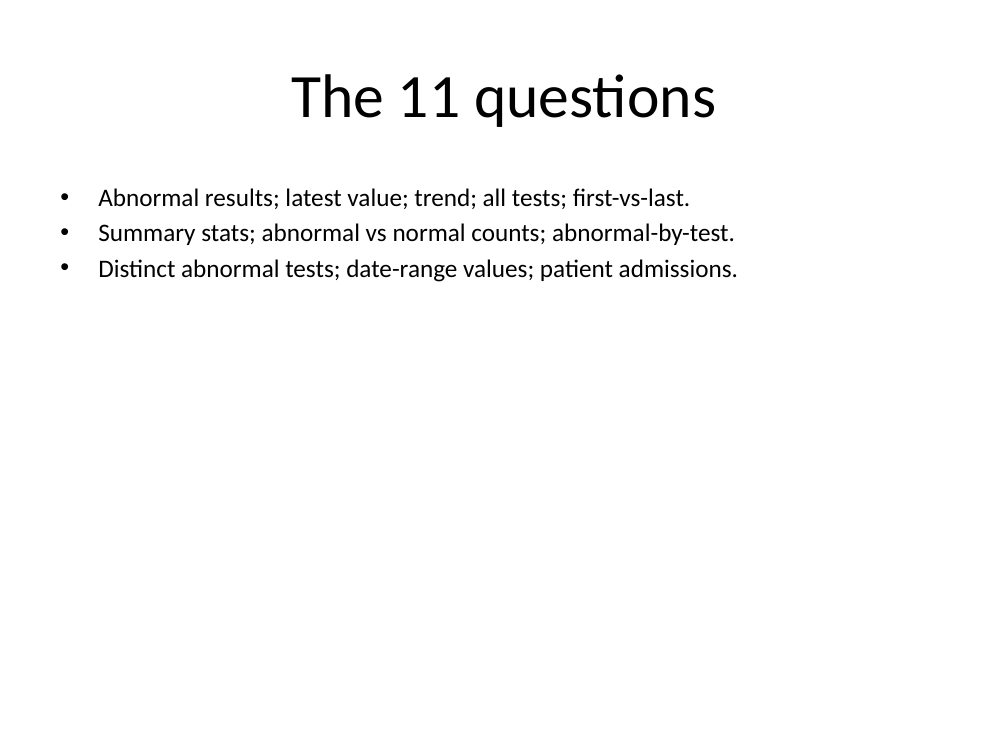
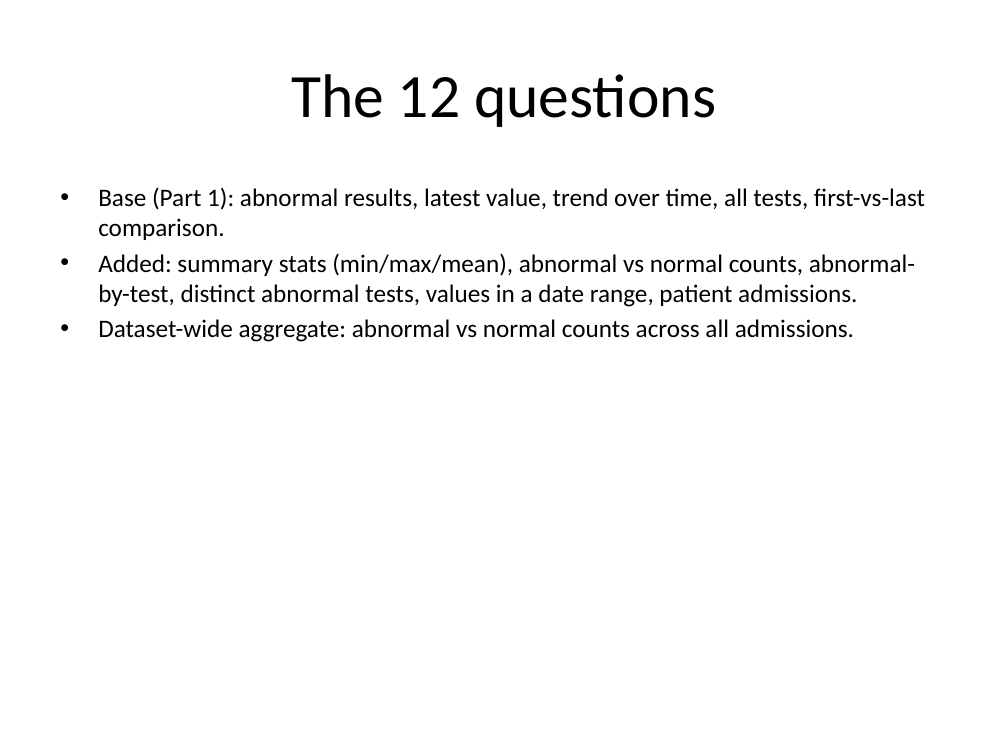
Before and after one commit to alonengel/seminar-project, a slide deck: slide 6 of docs/Clinical_Lab_Analysis_System.pptx (slide 5 before the commit). Drawn at 1008x756 pixels with LibreOffice and Linux fonts; fonts in the diff are those of the drawing. Boxes give left, top, right and bottom in pixels: in the first picture for what was removed or moved away, otherwise in the second. Text is boxed around its words. In the diff, an @@ line names an element or a change of style, - is before the commit and + after.

Commit message:
Refresh presentation deck: 12 questions, LLM/code-gen, Part-1 data slide.
Regenerate the .pptx from SLIDES.md (now 14 slides), add a reproducible docs/build_pptx.py builder, and align with the Part 1 dataset document.

```diff
--- a/docs/Clinical_Lab_Analysis_System.pptx
+++ b/docs/Clinical_Lab_Analysis_System.pptx
@@ title at bbox=[291, 74, 716, 127]: text changed @@
-The 11 questions
+The 12 questions
@@ text at bbox=[98, 187, 925, 342]: text changed @@
-• Abnormal results; latest value; trend; all tests; first-vs-last.
-• Summary stats; abnormal vs normal counts; abnormal-by-test.
-• Distinct abnormal tests; date-range values; patient admissions.
+• Base (Part 1): abnormal results, latest value, trend over time, all tests, first-vs-last comparison.
+• Added: summary stats (min/max/mean), abnormal vs normal counts, abnormal-by-test, distinct abnormal tests, values in a date range, patient admissions.
+• Dataset-wide aggregate: abnormal vs normal counts across all admissions.
```
Also in this commit, not shown: 10 other slides changed, 2 slides added, 4 other files.
